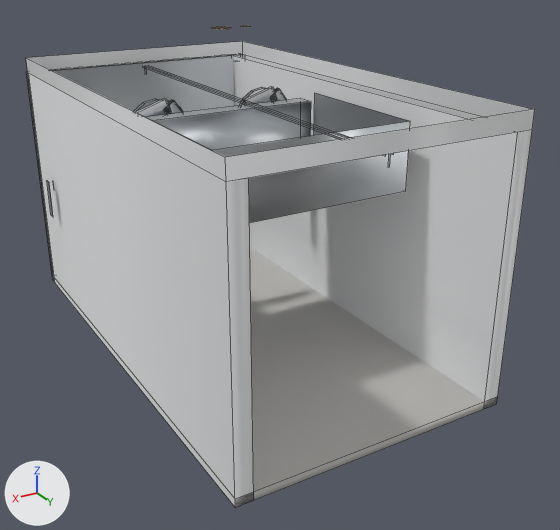
The FBX model Tools/butchery/fbx/SM_BLAST_CHILLER.fbx as it was, and as the next commit left it.
One viewpoint serves both versions: a 50 mm lens placed at (4.3, 8.33, 5.0), pointed at (-0.31, 0.65, 1.16). Every picture has the same lights, and +X, +Y and +Z are marked at lower left. The picture after the commit comes second. Mesh edges are drawn as thin lines. Vertices at exactly the same position are counted once.

The first picture shows 'SM_BLAST_CHILLER'.
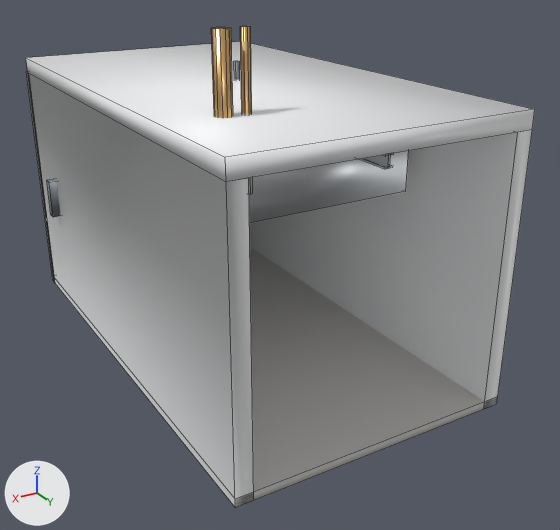
Edits to the scene script, one JSON object a line:
```json
{"block": "me_sm_blast_chiller", "where": "# used by ob_sm_blast_chiller; location = (0.0, 0.0, 0.0)"}
{"op": "remove", "block": "me_sm_blast_chiller", "code": "me_sm_blast_chiller.from_pydata(...)  # 308 vertices, 191 faces; spans x -1.75..1.75, y -3.1..3.1, z 0.0..4.2"}
{"op": "add", "block": "me_sm_blast_chiller", "code": "me_sm_blast_chiller.from_pydata(...)  # 344 vertices, 277 faces; spans x -1.75..1.75, y -3.1..3.1, z 0.0..4.2"}
{"block": "me_sm_blast_chiller", "change": "me_sm_blast_chiller part 1: a new loose piece, a box spanning x -0.095..-0.005, y -2.805..2.995, z 3.03..3.05, in mat_m_butchery_steelbrushed (light grey #c8cbce)"}
{"block": "me_sm_blast_chiller", "change": "me_sm_blast_chiller part 2"}
{"block": "me_sm_blast_chiller", "change": "8 vertices are added at x -1.55..-0.03, y -2.9..0.12, z 0.05..3.16"}
{"block": "me_sm_blast_chiller", "change": "20 new vertices lie (0.0, 0.0, -1.6) away from vertices in x 0.7..1.09, y 1.71..1.89, z 4.2"}
{"block": "me_sm_blast_chiller", "change": "2 new faces join them, mat_m_butchery_foodplastic (white #f1f2f3)"}
{"block": "me_sm_blast_chiller", "change": "8 new faces join them, mat_m_butchery_stainless (light grey #dddfe2)"}
{"block": "me_sm_blast_chiller", "change": "28 new faces join them, mat_m_butchery_steelbrushed (light grey #c8cbce)"}
{"block": "me_sm_blast_chiller", "change": "30 new faces join them, mat_m_butchery_copper (beige #ddb37c)"}
{"block": "me_sm_blast_chiller", "change": "8 new faces join them, mat_m_butchery_paintedframe (grey #868b93)"}
{"block": "me_sm_blast_chiller", "change": "4 new faces join them, mat_m_butchery_perspex (white #dde7ec)"}
```

Location of each change, [x1, y1, x2, y2] in pixels of the pictures (560 x 530 px):
```json
{"part": 1, "of": "me_sm_blast_chiller", "change": "added", "after": [360, 158, 393, 169]}
{"part": 2, "of": "me_sm_blast_chiller", "change": "added", "after": [26, 27, 534, 283]}
```
